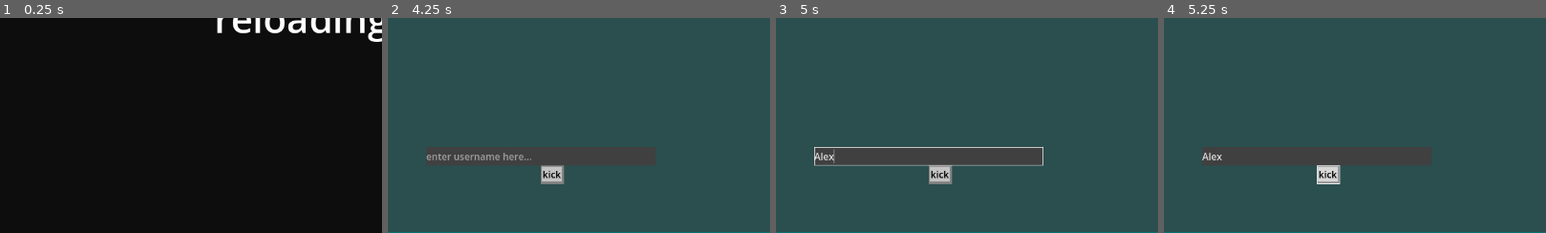
Above: before the commit, frames 1-4 (left to right).
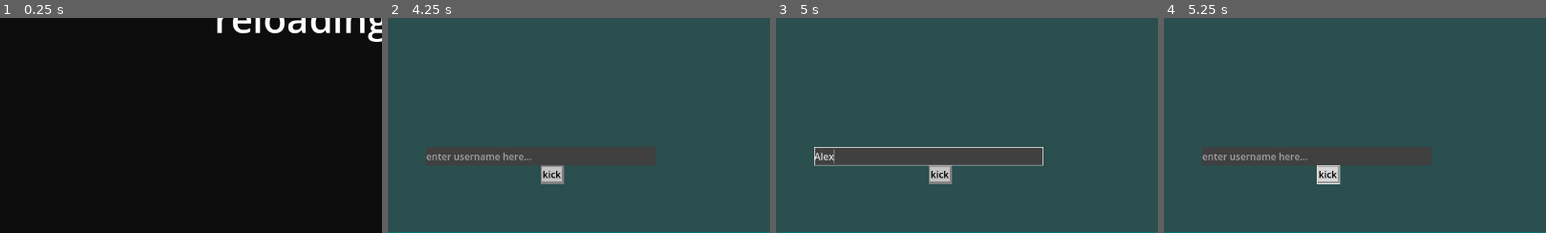
Above: after the commit, the same moments.

Repository: CyanActSus420/pisscord
Game: Godot game, scene res://main.tscn
Same seed, same stepped clock (60 frames per second), same inputs: the game is played once before the commit and once after it.
Inputs (mouse positions are % of the whole screen's width and height, from its top left):
- Up to frame 1 (0.25 s): no input
- Up to frame 2 (4.25 s): click (60, 46) at 0.52 s; type "12" at 0.6 s; click "censor IP" at 1.25 s; click "censor IP" at 2 s; click "censor IP" at 2.75 s; click "host dedicated server" at 3.5 s
- Up to frame 3 (5 s): click (20, 82) at 4.27 s; type "Alex" at 4.35 s
- Up to frame 4 (5.25 s): click "kick" at 5 s
The pictures show only the part of the screen within x 0-50%, y 50-100%; the shares and areas given below are measured in that part.

Frames 1-3 are identical in both runs. In frame 4, 0.4% of the frame differs, in the area x 10-38%, y 62-67%.

Commit message:
removed the unnecessary prints

Diff:
--- a/autoloads/SaveData.gd
+++ b/autoloads/SaveData.gd
@@ -79,5 +79,4 @@
 
 	var value = user_theme.get_value(shit, property_name)
 
-	print(value)
 	return value
--- a/main.gd
+++ b/main.gd
@@ -259,7 +259,6 @@
 	$"host-join/fav_server_list".reload()
 
 func _on_ping_pressed() -> void:
-	print("shit")
 	Global.ping_time_out.start()
 	rpc("message_rpc_client","[CLIENT]","server received the ping, you are still connected","steel_blue", LocalUserData.username)
 	await Global.ping_time_out.timeout
@@ -270,7 +269,7 @@
 		$chatShit/layer/hostSettings/LineEdit/Label.text = "no"
 		return
 	rpc("do_thing_to_user", $chatShit/layer/hostSettings/LineEdit.text, "kick")
-	$chatShit/layer/hostSettings/LineEdit.text == ""
+	$chatShit/layer/hostSettings/LineEdit.text = ""
 
 # lol
 func GiveOutTrueOrFalseDependingOnTheVariableThatTheUserHasGivenTheGameAndLaterInputtedIntoTheFunctionThroughCodeAndWhetherOrNotTheUserWantsTheValueEqualToTheOppositeOfTheInputtedValue(TrueOrFalse, Opposite):
